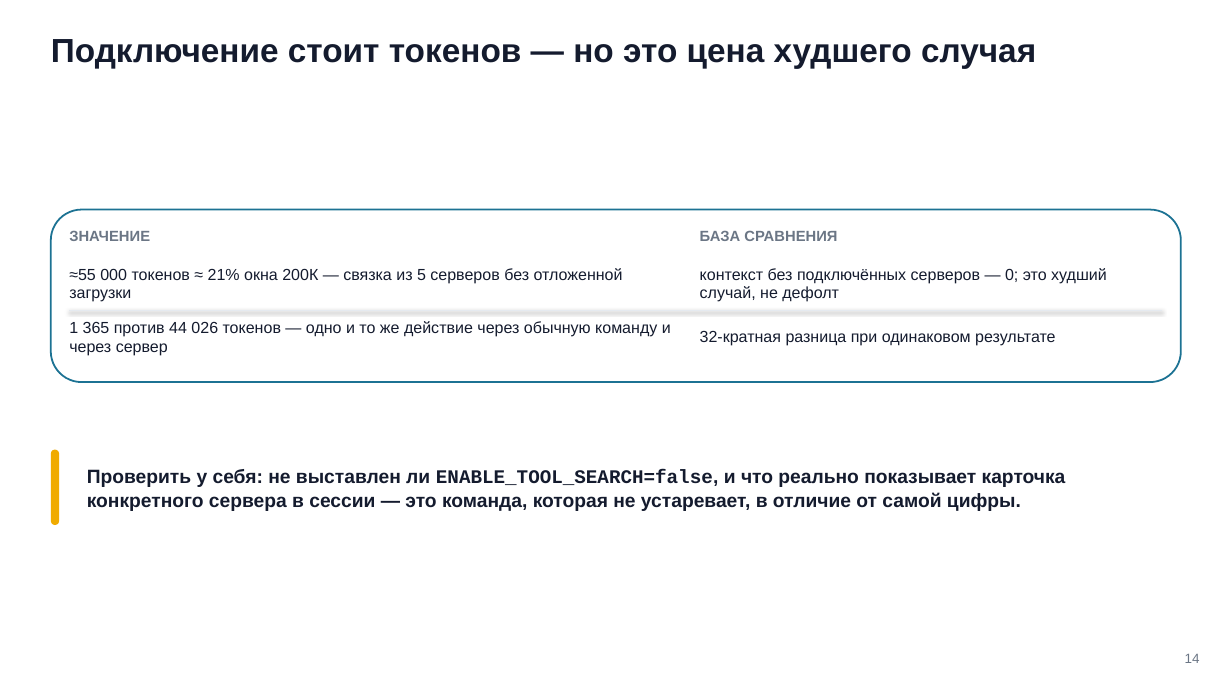
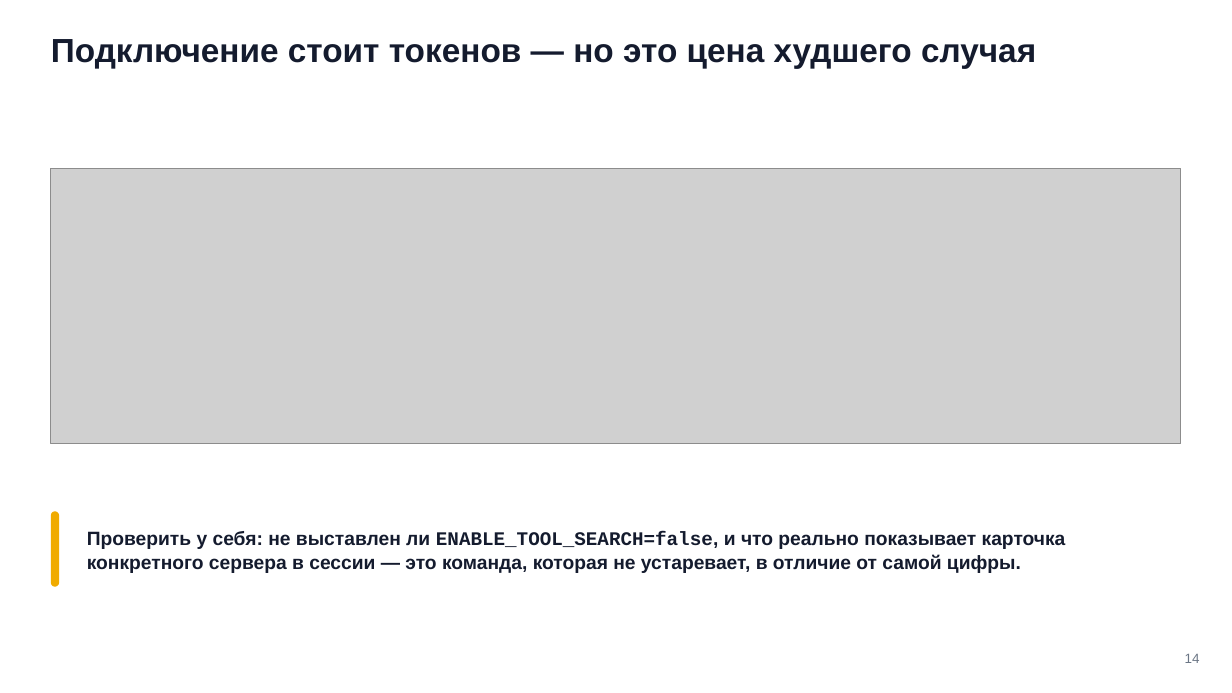
Before and after one commit to tellina-study/AI-usage-lessons, a slide deck: slide 14 of library/seminars/sem-06/rendered/sem-06.pptx. Drawn at 1232x693 pixels with LibreOffice and Linux fonts; fonts in the diff are those of the drawing; grey boxes stand for pictures. Boxes give left, top, right and bottom in pixels: in the first picture for what was removed or moved away, otherwise in the second. Text is boxed around its words. In the diff, an @@ line names an element or a change of style, - is before the commit and + after.

```diff
--- a/library/seminars/sem-06/rendered/sem-06.pptx
+++ b/library/seminars/sem-06/rendered/sem-06.pptx
@@ picture added at (51,168,1181,444) @@
@@ rounded rectangle removed at (51,210,1181,383) @@
@@ text removed at (69,231,150,241) @@
-ЗНАЧЕНИЕ
@@ text removed at (700,231,837,241) @@
-БАЗА СРАВНЕНИЯ
@@ text removed at (69,268,623,302) @@
-≈55 000 токенов ≈ 21% окна 200К — связка из 5 серверов без отложенной загрузки
@@ text removed at (700,268,1107,302) @@
-контекст без подключённых серверов — 0; это худший случай, не дефолт
@@ line removed from (69, 311) to (1163, 311) @@
@@ text removed at (69,321,671,356) @@
-1 365 против 44 026 токенов — одно и то же действие через обычную команду и через сервер
@@ text removed at (700,331,1055,346) @@
-32-кратная разница при одинаковом результате
@@ rounded rectangle: place and size @@
-rounded rectangle at (51,450,59,526)
+rounded rectangle at (51,511,59,587)
@@ text "Проверить у себя: не выставлен ...": place and size @@
-text "Проверить у себя: не выставлен ..." at (87,469,1066,511)
+text "Проверить у себя: не выставлен ..." at (87,531,1066,573)
```
Also in this commit, not shown: 19 other slides changed, 24 other files.
